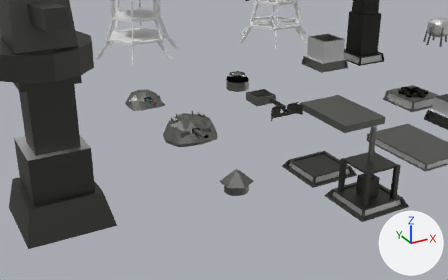
Before and after pictures for a commit that changed the Blender file Blender/Units.blend.
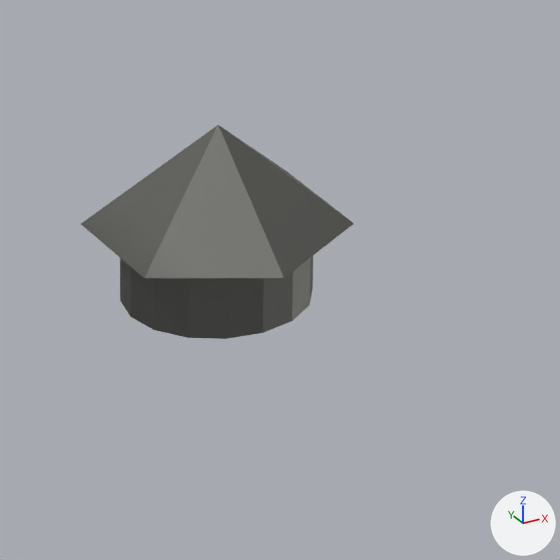
Old and new are each drawn from a 50 mm camera at (-3.485, -9.171, 2.839) aimed at (-0.776, -4.247, 0.377) and again close up on the part from 47% to 63% of the width and 55% to 80% of the height. Arrows for +X, +Y and +Z are at lower right; the lights stay in place.

In view in the first close-up: 'Armor1'.
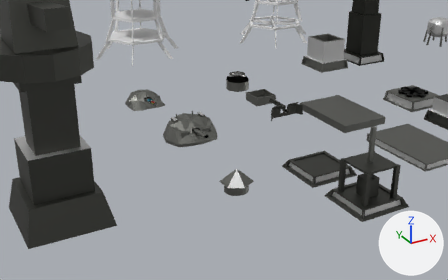
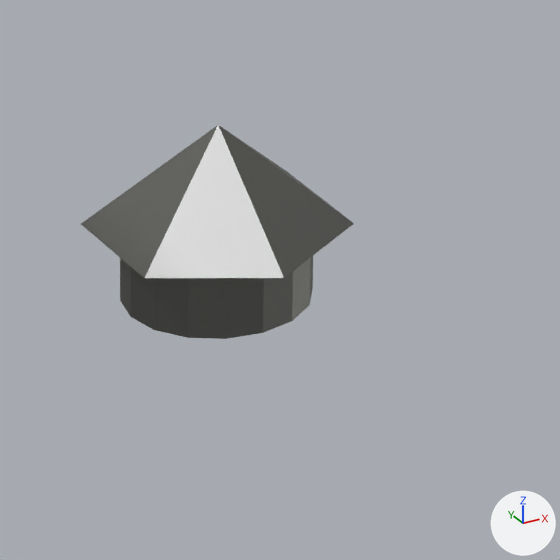
Where the change shows, as pixel boxes (x1, y1, x2, y2) in the close-ups (560 x 560 px):
part 1 of me_cone, recoloured (grey to white)
    both: (145, 125, 284, 278)

Edits to the bpy script that builds the scene:
```text
Change me_cone:
    where me_cone.from_pydata(...)  # 39 vertices, 25 faces; spans x -0.152..0.152, y -0.166..0.166, z 0.0..0.24
    used by ob_armor1; location = (-0.742, -4.444, -0.101)
    me_cone part 1: the 1 face centred in x -0.051, y -0.083, z 0.147 switches from mat_unitframematerial (picture img_paletteunits_png_001) to mat_playercolor (white #e7e7e7)
    add me_cone.materials.append(mat_playercolor)  # white #e7e7e7
```
